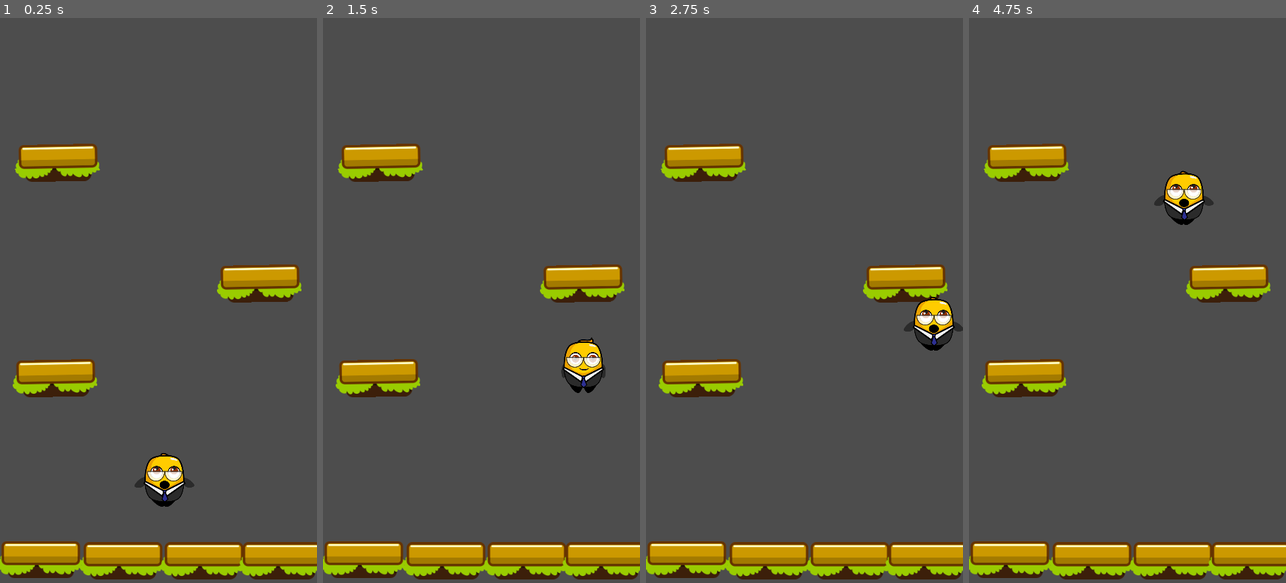
Above: before the commit, frames 1-4 (left to right).
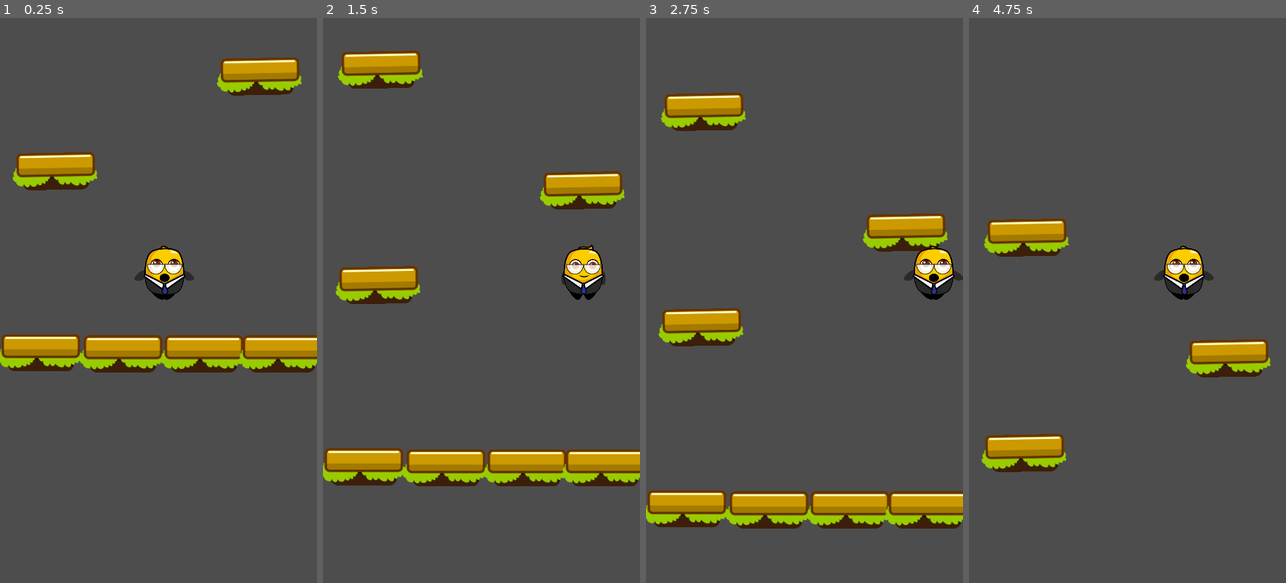
Above: after the commit, the same moments.

Repository: ColinBeuttler/JumperJam
Game: Godot game, scene res://scenes/game.tscn
The game is run twice, just before and just after one commit, with the same random seed, the same clock (stepped at 60 frames per second) and the same inputs.
Inputs:
- Up to frame 1 (0.25 s): no input
- Up to frame 2 (1.5 s): hold D (move_right) 0.53-1.28 s; hold A (move_left) from 1.28 s (still down)
- Up to frame 3 (2.75 s): release A (move_left) at 2.03 s; hold D (move_right) from 2.03 s (still down)
- Up to frame 4 (4.75 s): release D (move_right) at 3.53 s; hold A (move_left) from 3.53 s (still down)

The runs differ from the first frame. In frame 1, 21% of the frame differs, in the area x 0-100%, y 7-100%; in frame 2, 23%; in frame 3, 24%, in the area x 0-100%, y 13-100%; in frame 4, 18%.

Commit message:
fixed_camera_view

Diff:
--- a/Jumper Jam/scenes/game.tscn
+++ b/Jumper Jam/scenes/game.tscn
@@ -1,9 +1,11 @@
-[gd_scene load_steps=3 format=3 uid="uid://dm10kcklfdmij"]
+[gd_scene load_steps=4 format=3 uid="uid://dm10kcklfdmij"]
 
+[ext_resource type="Script" path="res://scripts/game.gd" id="1_ac3ag"]
 [ext_resource type="PackedScene" uid="uid://cxby0q4hfamx2" path="res://scenes/player.tscn" id="1_y1p4s"]
 [ext_resource type="PackedScene" uid="uid://c1co5nmrgicww" path="res://scenes/Platform.tscn" id="2_pw3g7"]
 
 [node name="Game" type="Node2D"]
+script = ExtResource("1_ac3ag")
 
 [node name="player" parent="." instance=ExtResource("1_y1p4s")]
 position = Vector2(279, 881)
--- /dev/null
+++ b/Jumper Jam/scenes/game_camera.tscn
@@ -0,0 +1,6 @@
+[gd_scene load_steps=2 format=3 uid="uid://dsmd6pxbbvmor"]
+
+[ext_resource type="Script" path="res://scripts/game_camera.gd" id="1_dl1mw"]
+
+[node name="game_camera" type="Camera2D"]
+script = ExtResource("1_dl1mw")
--- a/Jumper Jam/scenes/player.tscn
+++ b/Jumper Jam/scenes/player.tscn
@@ -7,8 +7,8 @@
 [sub_resource type="RectangleShape2D" id="RectangleShape2D_dpvve"]
 size = Vector2(47, 22.75)
 
-[sub_resource type="Animation" id="Animation_60amo"]
-resource_name = "fall"
+[sub_resource type="Animation" id="Animation_d78me"]
+length = 0.001
 tracks/0/type = "value"
 tracks/0/imported = false
 tracks/0/enabled = true
@@ -46,8 +46,8 @@
 "values": [Vector2(0.35, 0.35)]
 }
 
-[sub_resource type="Animation" id="Animation_d78me"]
-length = 0.001
+[sub_resource type="Animation" id="Animation_60amo"]
+resource_name = "fall"
 tracks/0/type = "value"
 tracks/0/imported = false
 tracks/0/enabled = true
--- a/Jumper Jam/scripts/game.gd
+++ b/Jumper Jam/scripts/game.gd
@@ -1 +1,14 @@
 extends Node2D
+
+var camera_scene = preload("res://scenes/game_camera.tscn")
+
+var camera = null
+
+func _ready():
+	camera = camera_scene.instantiate()
+	camera.setup_camera($player)
+	add_child(camera)
+
+
+func _process(delta):
+	pass
--- /dev/null
+++ b/Jumper Jam/scripts/game_camera.gd
@@ -0,0 +1,18 @@
+extends Camera2D
+
+var player: Player = null
+
+func _ready():
+	global_position.x = get_viewport_rect().size.x / 2
+
+
+func _process(delta):
+	pass
+
+func setup_camera(_player: Player):
+	if _player:
+		player = _player
+
+func _physics_process(delta):
+	if player:
+		global_position.y = player.global_position.y
--- a/Jumper Jam/scripts/main.gd
+++ /dev/null
@@ -1,11 +0,0 @@
-extends Node
-
-
-# Called when the node enters the scene tree for the first time.
-func _ready():
-	pass # Replace with function body.
-
-
-# Called every frame. 'delta' is the elapsed time since the previous frame.
-func _process(delta):
-	pass
